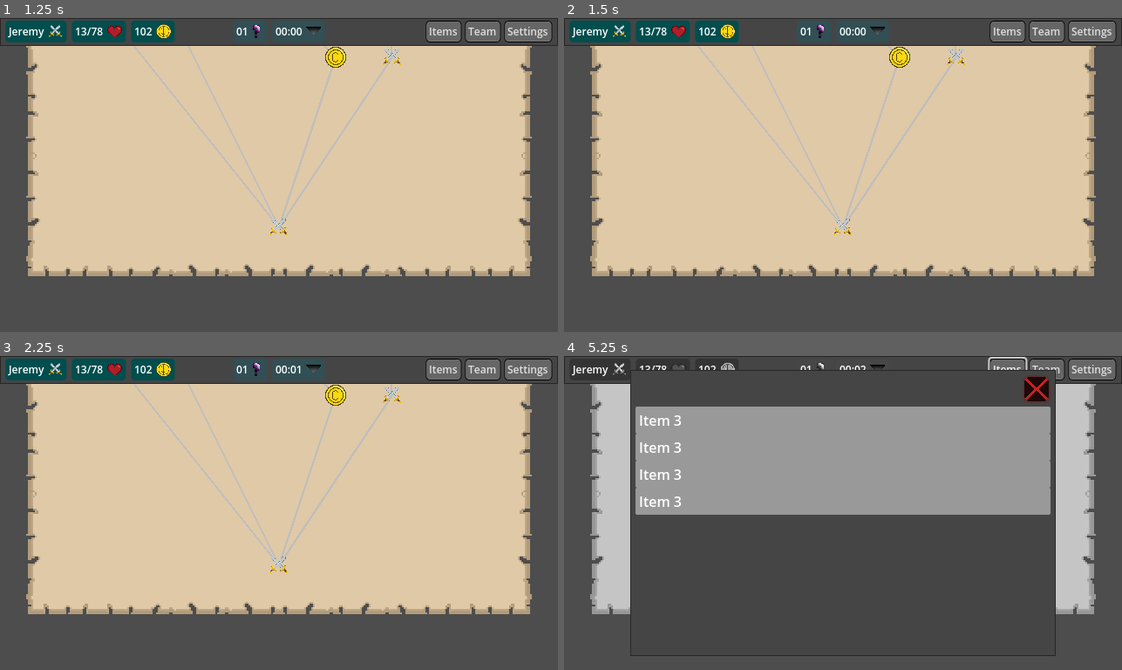
Above: before the commit, frames 1-4 (two rows, left to right).
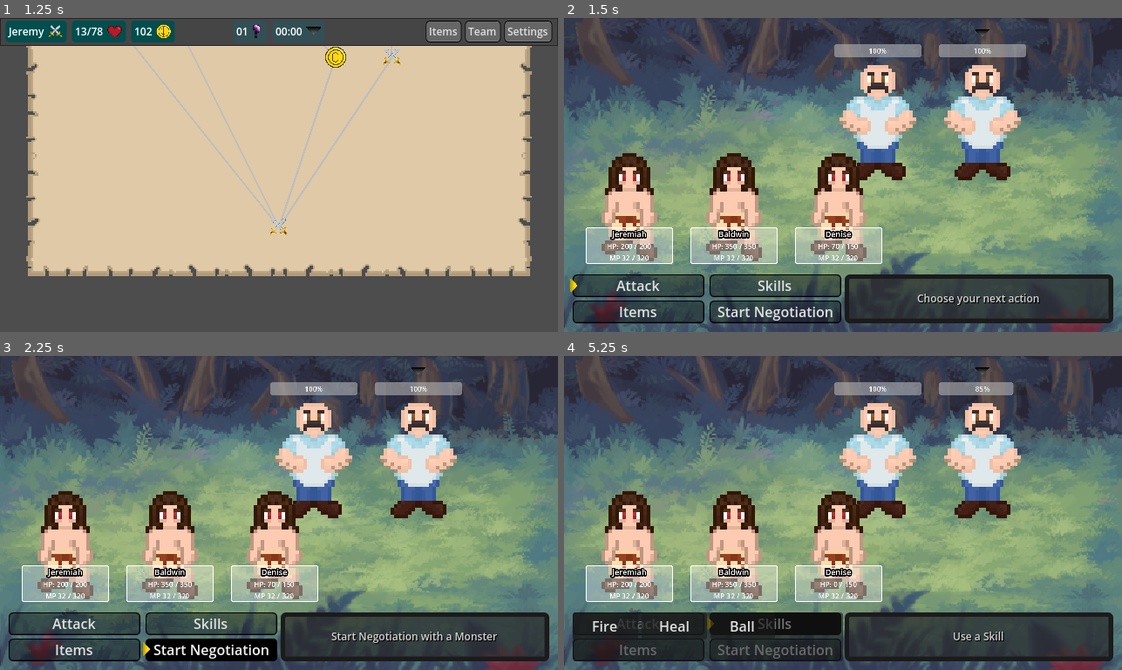
Above: after the commit, the same moments.

Repository: Willi-bot/GameProject
Game: Godot game, scene res://scenes/main_menu/main_menu.tscn
Same seed, same stepped clock (60 frames per second), same inputs: the game is played once before the commit and once after it.
Inputs (mouse positions are in pixels of both pictures, inside the frame that each line leads up to):
- Up to frame 1 (1.25 s): click "New Game" at 0.5 s
- Up to frame 2 (1.5 s): click (954, 55) at 1.27 s
- Up to frame 3 (2.25 s): click (212, 651) at 2 s, where only the run after the commit has a clickable "Start Negotiation"
- Up to frame 4 (5.25 s): click (776, 651) at 2.75 s, where only the run after the commit has a clickable "Start Negotiation"; click "Items" at 3.5 s; click (636, 622) at 4.25 s, where only the run after the commit has a clickable "Attack"; click (776, 622) at 5 s, where only the run after the commit has a clickable "Skills"

Frame 1 is identical in both runs. In frame 2, 89% of the frame differs, in the area x 0-100%, y 0-100%; in frame 3, 89%; in frame 4, 84%.

Commit message:
resolve issue with battle scene not working

Diff:
--- a/gameproject/scenes/battle/battle.tscn
+++ b/gameproject/scenes/battle/battle.tscn
@@ -112,7 +112,6 @@
 visible = false
 
 [node name="SkillBox" type="PanelContainer" parent="MenuBox/ButtonBox/SkillMenu"]
-theme_override_styles/panel = SubResource("StyleBoxFlat_r6fn2")
 
 [node name="SkillContainer" type="GridContainer" parent="MenuBox/ButtonBox/SkillMenu/SkillBox"]
 layout_mode = 2
